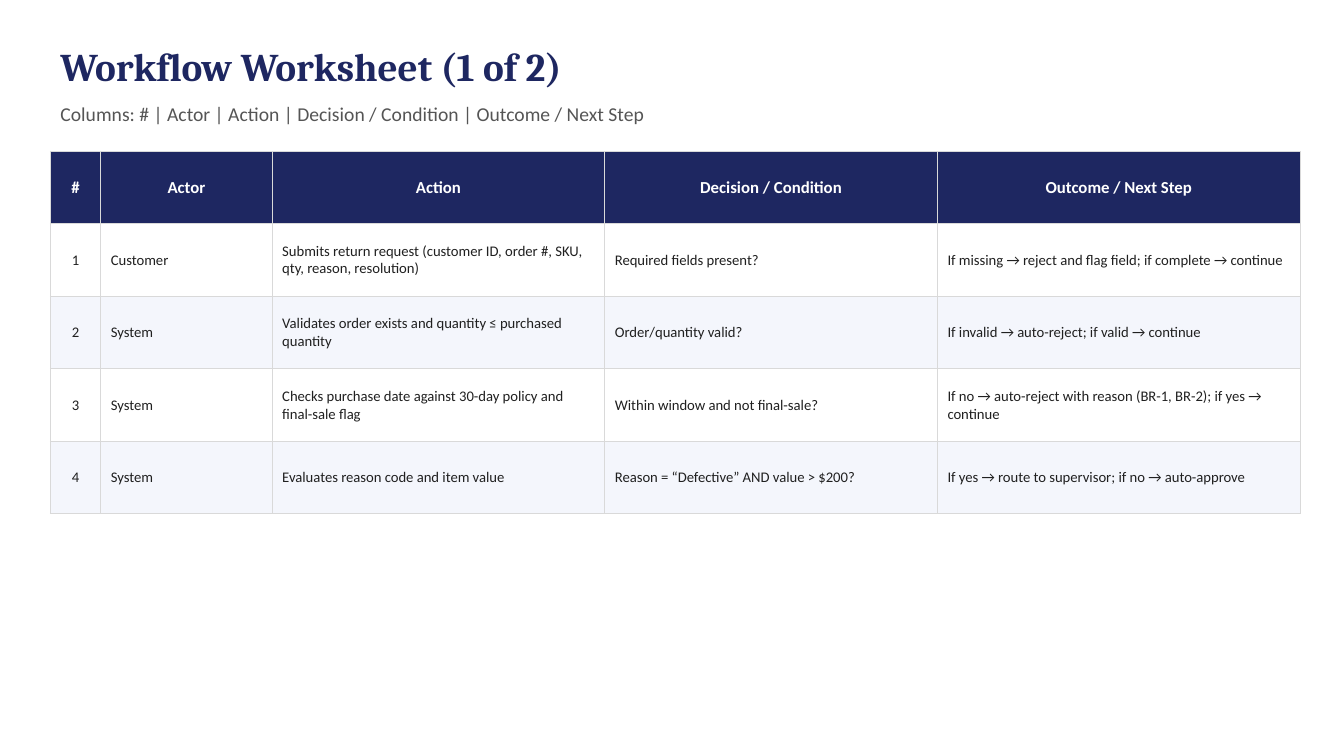
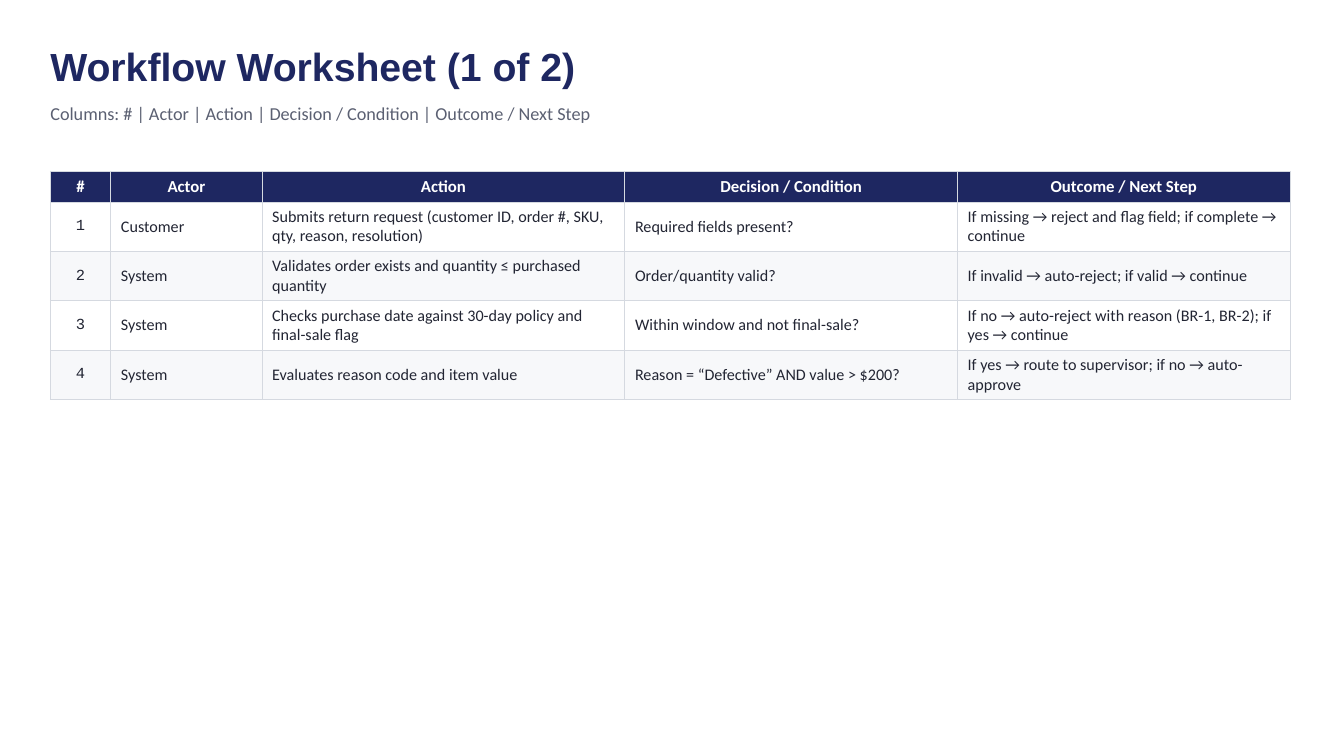
Before and after one commit to mBudnikUH/MIS3371-Section26252-Group7, a slide deck: slide 4 of docs/week3/workflow-v1.pptx. Drawn at 1344x756 pixels with LibreOffice and Linux fonts; fonts in the diff are those of the drawing. Boxes give left, top, right and bottom in pixels: in the first picture for what was removed or moved away, otherwise in the second. Text is boxed around its words. In the diff, an @@ line names an element or a change of style, - is before the commit and + after.

```diff
--- a/docs/week3/workflow-v1.pptx
+++ b/docs/week3/workflow-v1.pptx
@@ text "Workflow Worksheet (1 of 2)": place and size @@
-text "Workflow Worksheet (1 of 2)" at bbox=[60, 52, 562, 88]
+text "Workflow Worksheet (1 of 2)" at bbox=[50, 52, 575, 89]
@@ text "Workflow Worksheet (1 of 2)" at bbox=[50, 52, 575, 89]: font Cambria to Arial @@
@@ text "Columns: # | Actor | ...": place and size @@
-text "Columns: # | Actor | ..." at bbox=[60, 107, 643, 124]
+text "Columns: # | Actor | ..." at bbox=[50, 107, 590, 123]
@@ text "Columns: # | Actor | ..." at bbox=[50, 107, 590, 123]: size 14 to 13 pt, text colour #555555 to #5B6072 @@
@@ table at bbox=[50, 171, 1291, 397] @@
@@ fill #F4F6FC to #F7F8FA in 10 cells @@
@@ size 10.5 to 11 pt, font Calibri to Courier New in "1", "2", "3", "4" @@
@@ text colour #202020 to #222533, size 10.5 to 11.5 pt @@
@@ borders changed @@
@@ table: place and size @@
-table at bbox=[50, 151, 1301, 489]
+table at bbox=[50, 171, 1291, 397]
```
Also in this commit, not shown: 4 other slides changed, 2 other files.
